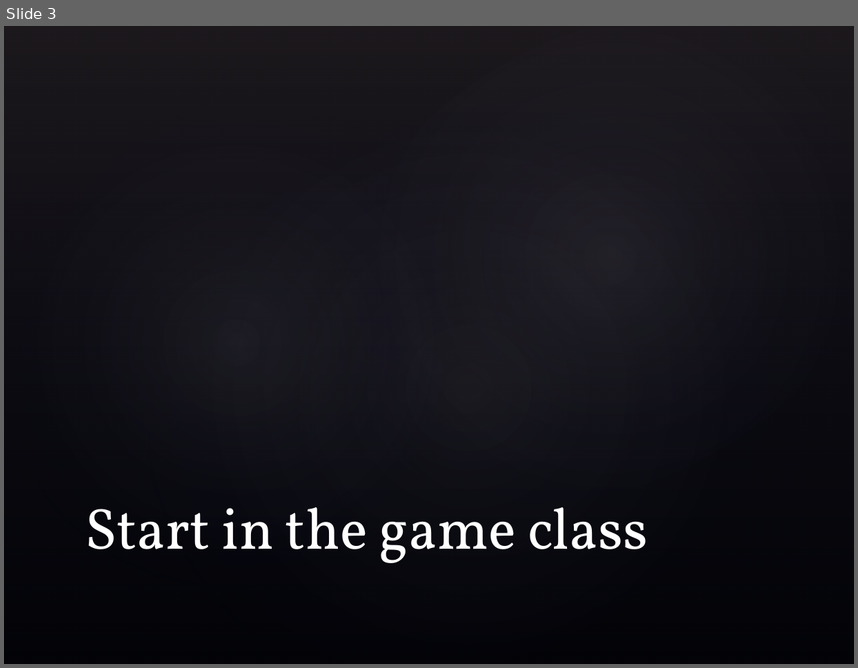
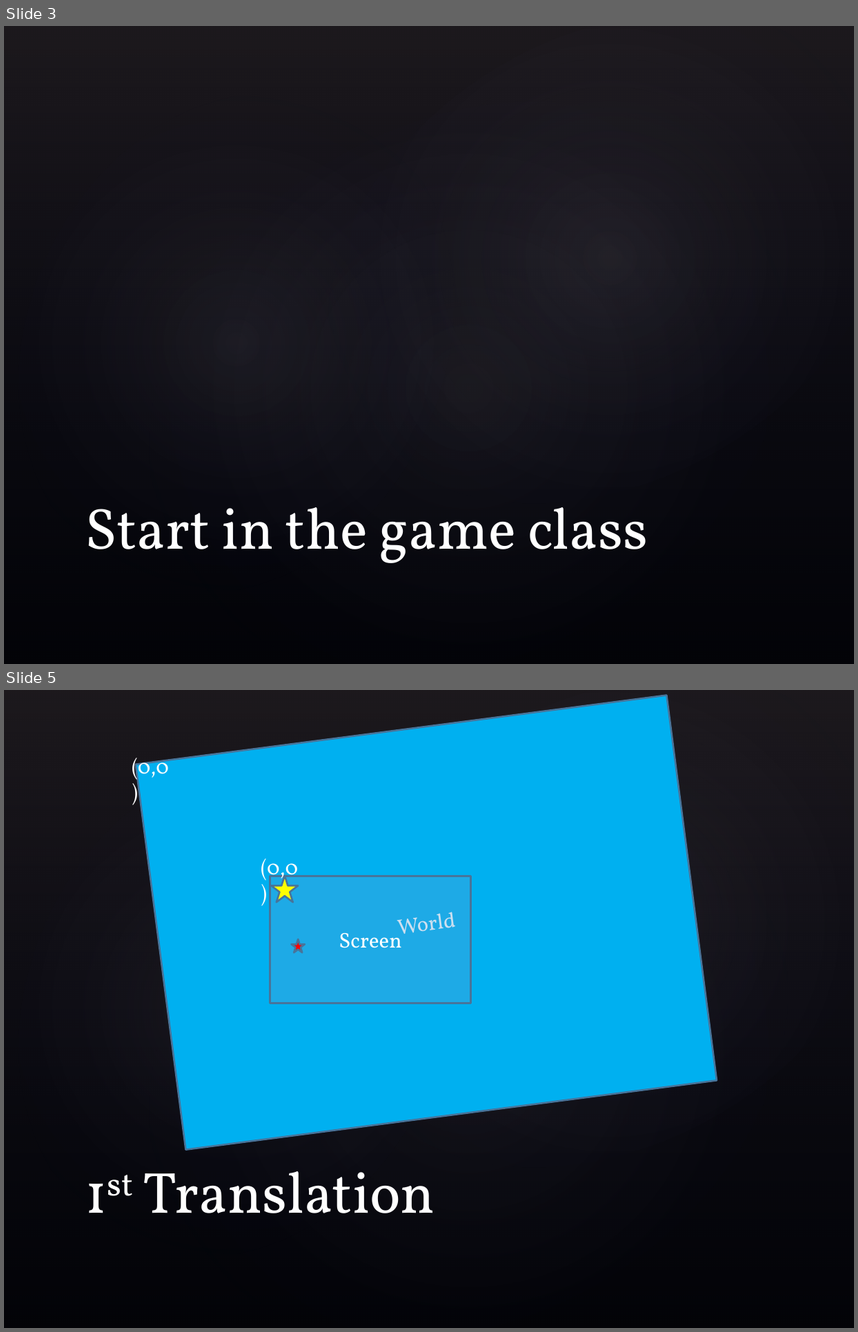
Before and after one commit to Andrea/IncompleteGameLabs, a slide deck: Lab6-Camara/Camera.pptx. Shown one above the other, each under a label of ours: slide 3 before the commit, slides 3 and 5 after it; the slides between them are not shown. The pictures are 858x668 and 858x1332 pixels, drawn with LibreOffice and Linux fonts; fonts in the diff are those of the drawing; background and template pictures are left out. Boxes give left, top, right and bottom in pixels: in the first picture for what was removed or moved away, otherwise in the second. Text is boxed around its words. In the diff, an @@ line names an element or a change of style, - is before the commit and + after.

```diff
--- a/Lab6-Camara/Camera.pptx
+++ b/Lab6-Camara/Camera.pptx
@@ slide 5 added at (4, 690, 854, 1328), background picture (left out); not listed: 4 template elements that a slide beside it also shows @@
@@ rectangle added at (136, 696, 717, 1150), fill #00B0F0, outline #49749B 1.5 pt, 18 pt, text #FFFFFF @@
+World
@@ text added at (132, 753, 169, 783), 18 pt, text #FFFFFF @@
+(0,0)
@@ text added at (261, 858, 298, 884), 18 pt, text #FFFFFF @@
+(0,0)
@@ star added at (271, 876, 297, 902), fill #FFFF00, outline #49749B 1.5 pt @@
@@ rectangle added at (270, 876, 470, 1004), fill #629DD1 at 31% opacity, outline #49749B 1.5 pt, 18 pt, text #FFFFFF @@
+Screen
@@ star added at (291, 939, 305, 953), fill #FF0000, outline #49749B 1.5 pt @@
@@ title added at (143, 1171, 435, 1213), 49 pt, text #FFFFFF @@
+1st Translation
```
Also in this commit, not shown: 1 slide changed, 5 other slides added, 1 slide removed.
